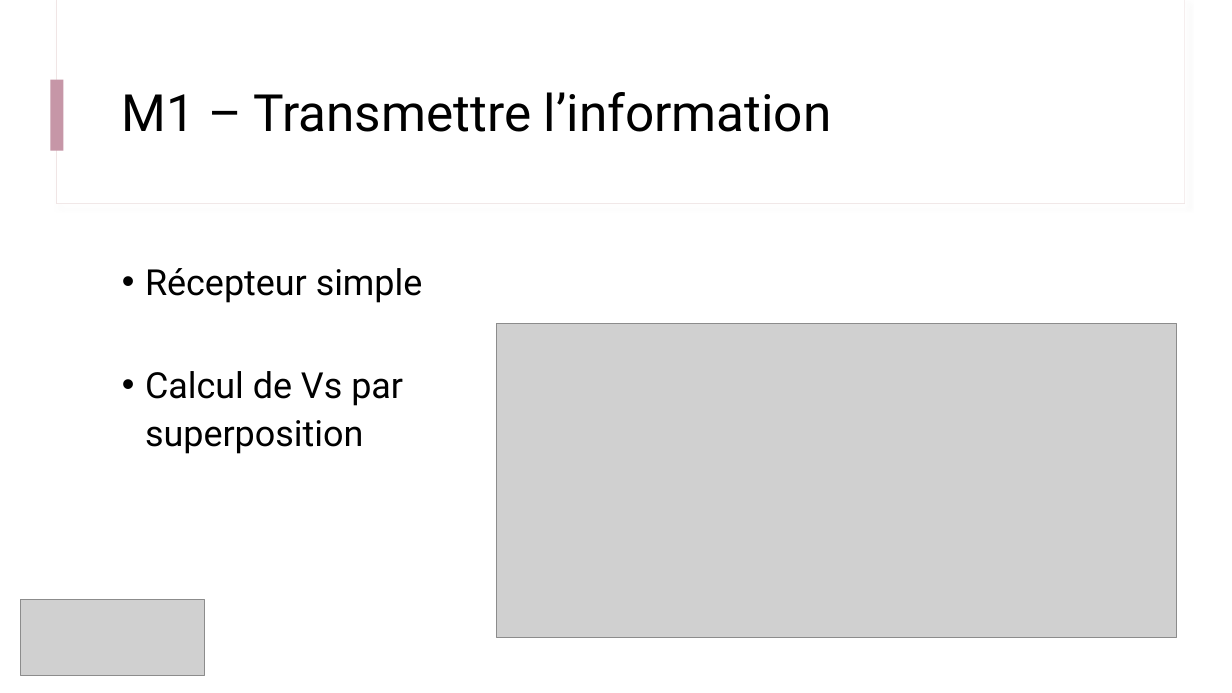
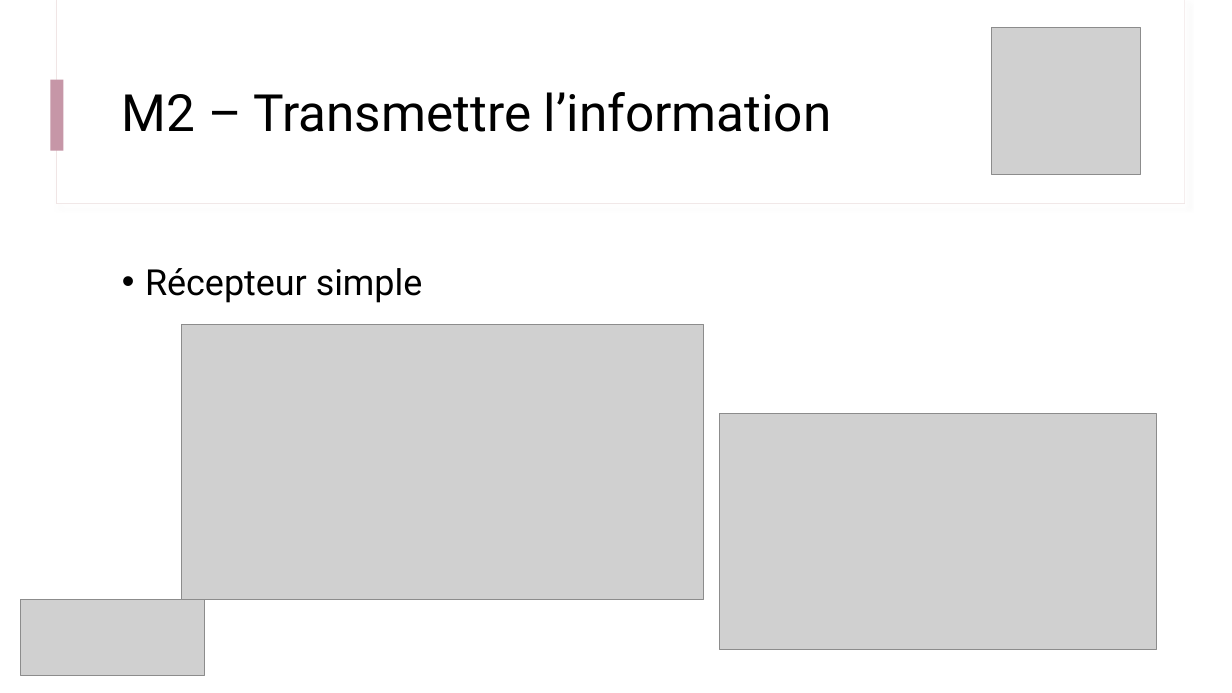
Before and after one commit to IOGS-Digital-Methods/semester-5, a slide deck: slide 11 of CeTI/b3_photodetection/B3_1_Photodetection.pptx (slide 5 before the commit). Drawn at 1232x693 pixels with LibreOffice and Linux fonts; fonts in the diff are those of the drawing; grey boxes stand for pictures. Boxes give left, top, right and bottom in pixels: in the first picture for what was removed or moved away, otherwise in the second. Text is boxed around its words. In the diff, an @@ line names an element or a change of style, - is before the commit and + after.

```diff
--- a/CeTI/b3_photodetection/B3_1_Photodetection.pptx
+++ b/CeTI/b3_photodetection/B3_1_Photodetection.pptx
@@ picture added at (992, 27, 1141, 175) @@
@@ title at (122, 92, 832, 132): text changed @@
-M1 – Transmettre l’information
+M2 – Transmettre l’information
@@ picture added at (181, 324, 704, 600) @@
@@ picture removed at (497, 323, 1177, 638) @@
@@ text at (145, 371, 403, 454): paragraph removed @@
-• Calcul de Vs par superposition
@@ picture added at (719, 414, 1156, 650) @@
```
Also in this commit, not shown: 4 other slides changed, 17 slides added, 2 other files.
